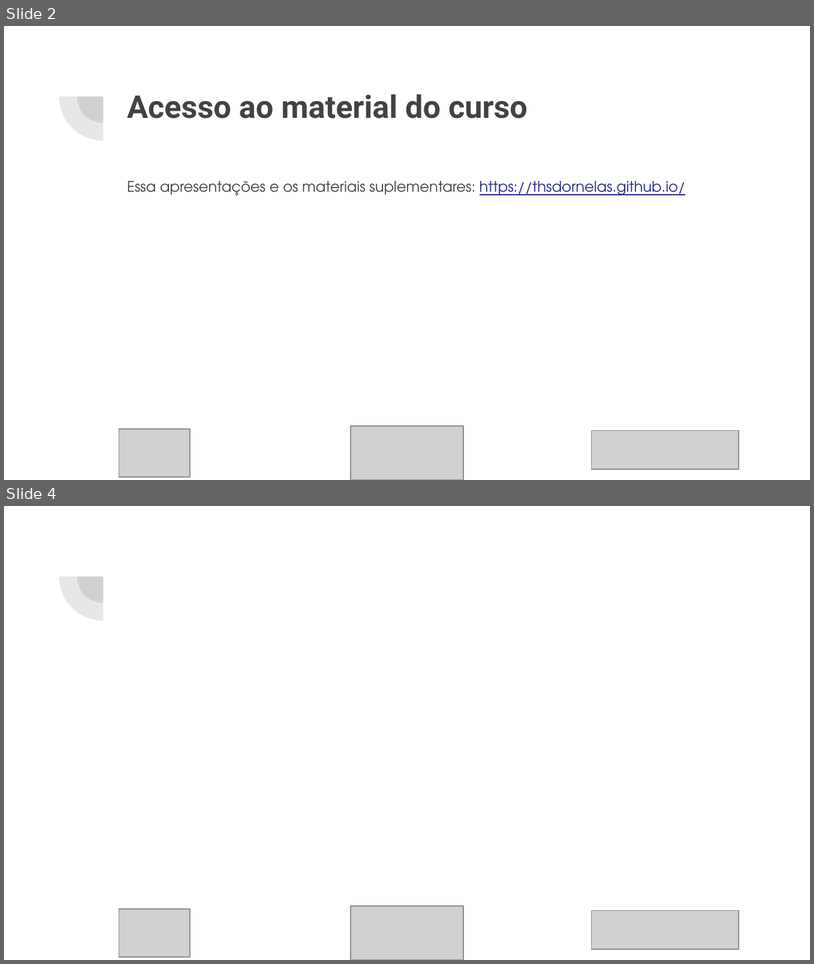
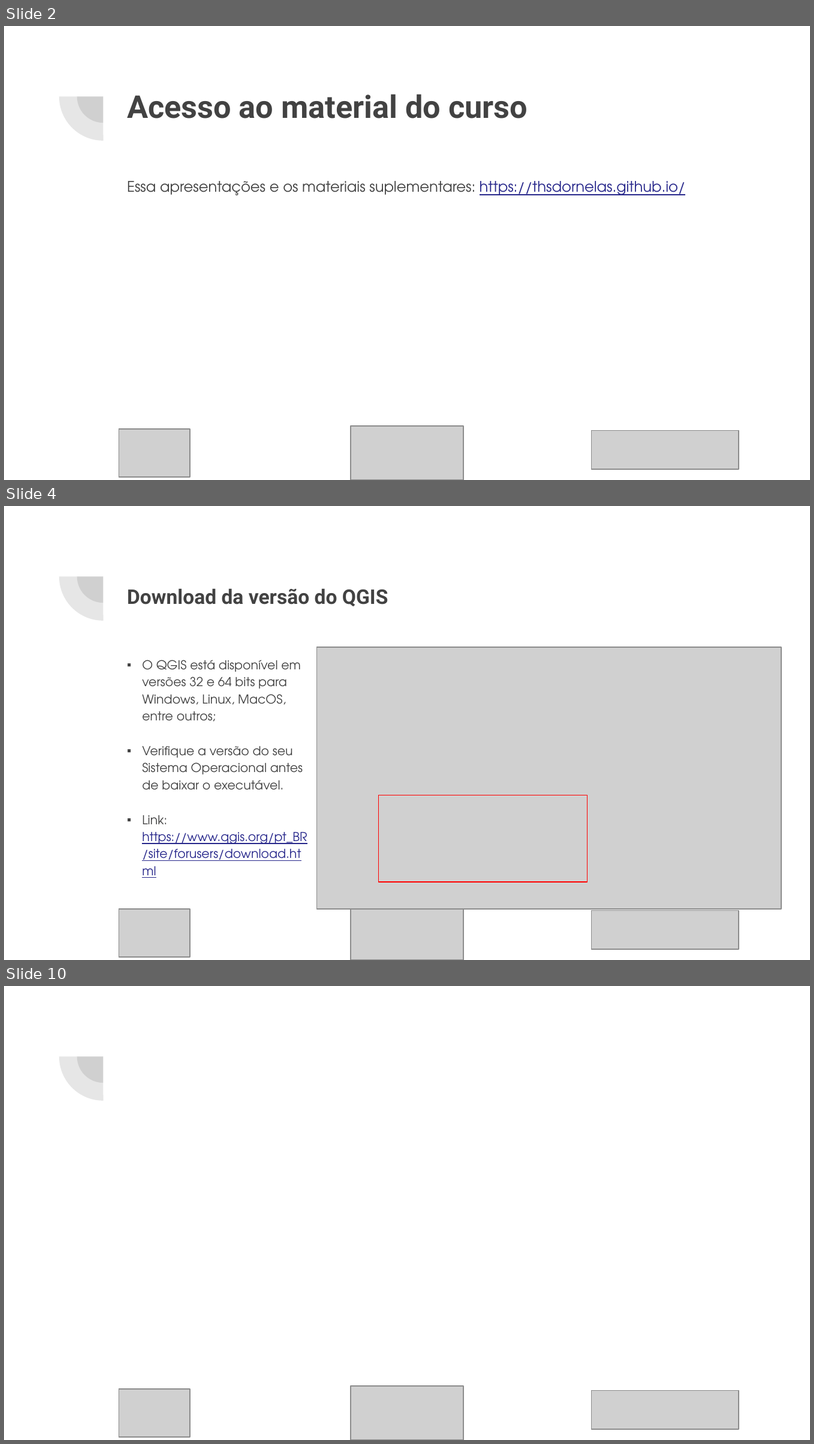
Before and after one commit to thsdornelas/curso_qgis, a slide deck: slides/Curso_QGIS.pptx. Shown one above the other, each under a label of ours: slides 2 and 4 before the commit, slides 2, 4 and 10 after it; the slides between them are not shown. The pictures are 814x964 and 814x1444 pixels, drawn with LibreOffice and Linux fonts; fonts in the diff are those of the drawing; grey boxes stand for pictures. Boxes give left, top, right and bottom in pixels: in the first picture for what was removed or moved away, otherwise in the second. Text is boxed around its words. In the diff, an @@ line names an element or a change of style, - is before the commit and + after.

```diff
--- a/slides/Curso_QGIS.pptx
+++ b/slides/Curso_QGIS.pptx
@@ slide 4 added at bbox=[4, 506, 810, 960], background #FFFFFF; not listed: 2 template elements that a slide beside it also shows @@
@@ title added at bbox=[127, 589, 388, 606], 18 pt, text #424242, bold @@
+Download da versão do QGIS
@@ picture added at bbox=[317, 647, 782, 909] @@
@@ text added at bbox=[142, 660, 307, 861], 11 pt, text #424242 @@
+▪ O QGIS está disponível em versões 32 e 64 bits para Windows, Linux, MacOS, entre outros;
+▪ Verifique a versão do seu Sistema Operacional antes de baixar o executável.
+▪ Link: https://www.qgis.org/pt_BR/site/forusers/download.html
@@ rectangle added at bbox=[379, 795, 588, 882], outline #FF0000 0.75 pt @@
@@ picture added at bbox=[119, 909, 190, 956] @@
@@ picture added at bbox=[351, 906, 464, 960] @@
@@ picture added at bbox=[592, 910, 740, 949] @@
@@ what was slide 4 is now slide 10 @@
```
Also in this commit, not shown: 2 slides changed, 8 other slides added, 13 other files.
